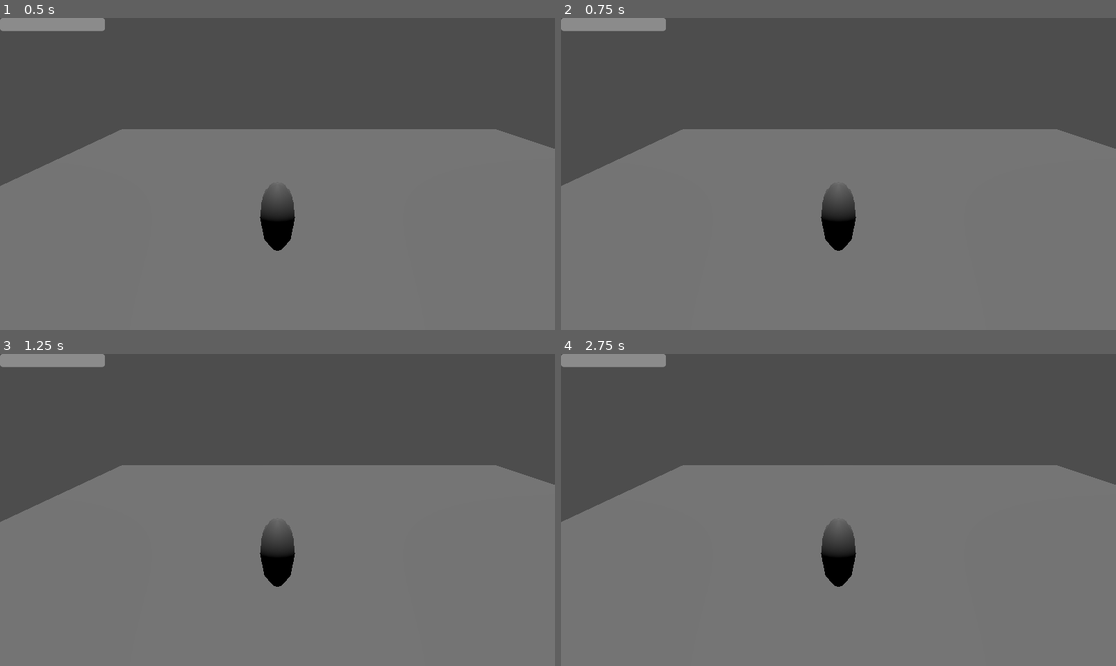
Above: before the commit, frames 1-4 (two rows, left to right).
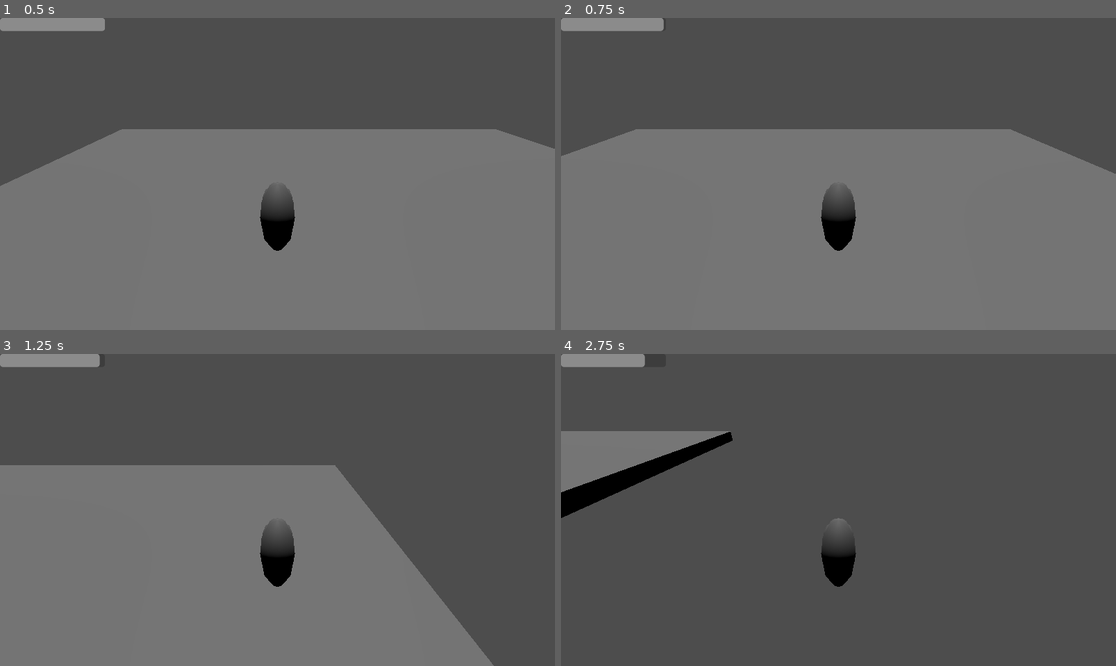
Above: after the commit, the same moments.

Repository: dueip/2024f_gamejam_misis
Game: Godot game, scene res://test_room.tscn
Same seed, same stepped clock (60 frames per second), same inputs: the game is played once before the commit and once after it.
Inputs:
- Up to frame 1 (0.5 s): no input
- Up to frame 2 (0.75 s): hold D (character_right) from 0.53 s (still down); tap Space (character_dash) at 0.6 s
- Up to frame 3 (1.25 s): keep holding D (character_right)
- Up to frame 4 (2.75 s): release D (character_right) at 1.28 s; hold S (character_back) 1.28-2.03 s; tap Space (character_dash) at 1.35, 2.3 s; hold D (character_right) from 2.03 s (still down); hold Shift (character_run) from 2.03 s (still down)

Frame 1 is identical in both runs. In frame 2, 2.5% of the frame differs, in the area x 0-100%, y 0-54%; in frame 3, 18%; in frame 4, 66%, in the area x 0-100%, y 0-100%.
Error before the commit: Invalid call. Nonexistent function 'loseStamina' in base 'Resource (BarResource)'. (res://character.gd:58)

Commit message:
fix: Поменять стамину на тысячу

Diff:
--- a/bar/progress_bar.tscn
+++ b/bar/progress_bar.tscn
@@ -1,8 +1,16 @@
-[gd_scene load_steps=2 format=3 uid="uid://cbkrux0053i8c"]
+[gd_scene load_steps=4 format=3 uid="uid://cbkrux0053i8c"]
 
 [ext_resource type="Script" path="res://bar/bar_ui.gd" id="1_3iofq"]
+[ext_resource type="Script" path="res://bar/bar_resource.gd" id="2_q7b7v"]
+
+[sub_resource type="Resource" id="Resource_62l77"]
+script = ExtResource("2_q7b7v")
+value = 50.0
+min_value = 0.0
+max_value = 100.0
 
 [node name="ProgressBar" type="ProgressBar"]
 offset_right = 218.0
 offset_bottom = 27.0
 script = ExtResource("1_3iofq")
+resource = SubResource("Resource_62l77")
--- a/character.gd
+++ b/character.gd
@@ -16,11 +16,15 @@
 var stamina: BarResource
 @export
 var stamina_lose: StaminaLoseResource
+@export
+var mouse_sens = 0.3
+
 
 var speed_multiplyer: float = 1.0
 
 @onready var dash_timer := $DashTimer
 @onready var stamina_bar := $StaminaBar
+@onready var camera := $CameraSpring/Camera
 # Get the gravity from the project settings to be synced with RigidBody nodes.
 var gravity = ProjectSettings.get_setting("physics/3d/default_gravity")
 
@@ -31,6 +35,9 @@
 
 
 
+var camera_anglev=0
+func _input(event):
+	pass
 func _physics_process(delta):
 	# Add the gravity.
 	if not is_on_floor():
@@ -55,15 +62,15 @@
 		velocity.x = direction.x * SPEED * speed_multiplyer * running_mult
 		velocity.z = direction.z * SPEED * speed_multiplyer * running_mult
 		if not is_running:
-			stamina.loseStamina(stamina_lose.stamina_lose_on_walk)
+			stamina.lose(stamina_lose.stamina_lose_on_walk)
 		else:
-			stamina.loseStamina(stamina_lose.stamina_lose_on_sprint)
+			stamina.lose(stamina_lose.stamina_lose_on_sprint)
 
 		if Input.is_action_just_pressed("character_dash") and dash_timer.is_stopped():
 			speed_multiplyer = dash_multiplyer
 			# Начинаем таймер, который находится между этими переменными
 			dash_timer.start(randf_range(MIN_DASH_TIME, MAX_DASH_TIME))
-			stamina.loseStamina(stamina_lose.stamina_lose_on_dash)
+			stamina.lose(stamina_lose.stamina_lose_on_dash)
 	else:
 		velocity.x = move_toward(velocity.x, 0, SPEED * speed_multiplyer * running_mult)
 		velocity.z = move_toward(velocity.z, 0, SPEED * speed_multiplyer * running_mult)
--- a/character.tscn
+++ b/character.tscn
@@ -27,10 +27,10 @@
 [node name="CSGSphere3D" type="CSGSphere3D" parent="."]
 transform = Transform3D(0.790813, 0, 0, 0, 1, 0, 0, 0, 1, 0, 0.351693, 0.144255)
 
-[node name="SpringArm3D" type="SpringArm3D" parent="."]
+[node name="CameraSpring" type="SpringArm3D" parent="."]
 transform = Transform3D(-1, 0, -8.74228e-08, -4.37114e-08, 0.866025, 0.5, 7.57103e-08, 0.5, -0.866025, 0, 3, -3)
 
-[node name="Camera3D" type="Camera3D" parent="SpringArm3D"]
+[node name="Camera" type="Camera3D" parent="CameraSpring"]
 
 [node name="DashTimer" type="Timer" parent="."]
 
--- a/stamina_resource.tres
+++ b/stamina_resource.tres
@@ -4,6 +4,6 @@
 
 [resource]
 script = ExtResource("1_ix8cj")
-value = 500.0
+value = 1000.0
 min_value = 0.0
-max_value = 500.0
+max_value = 1000.0
